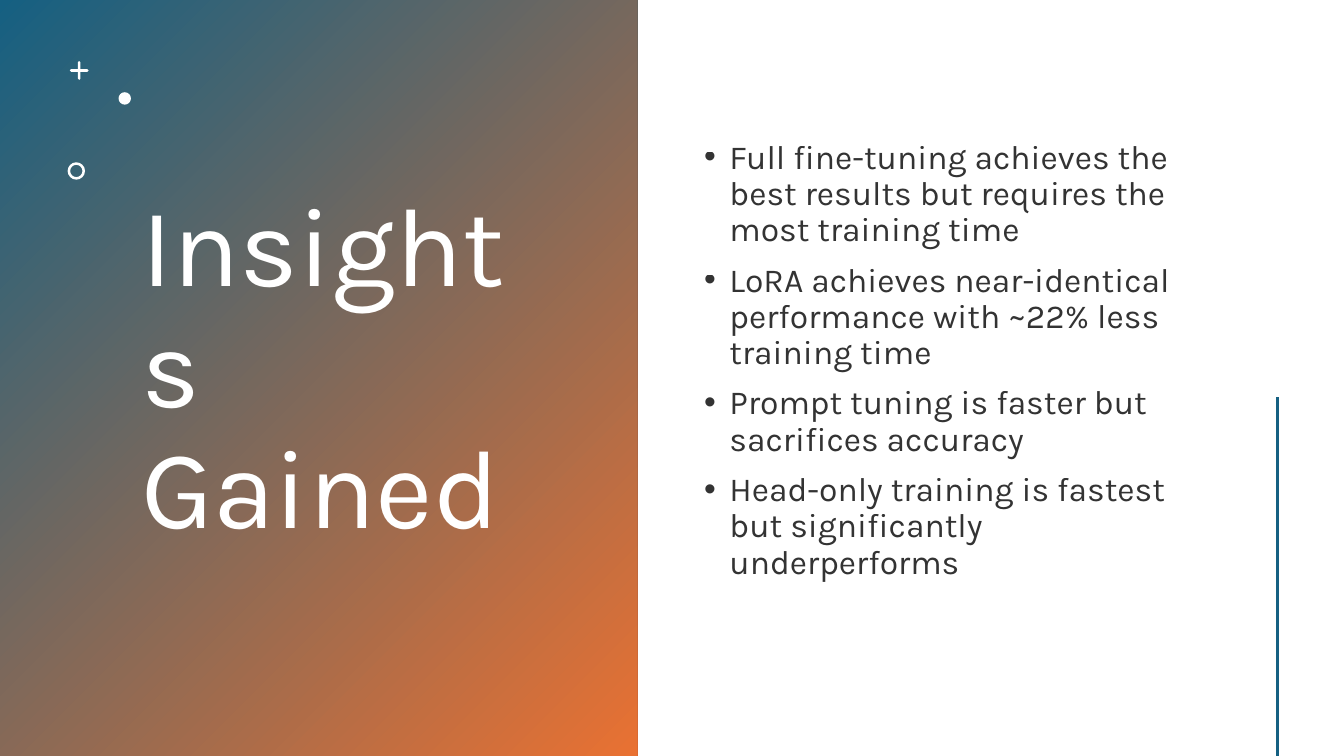
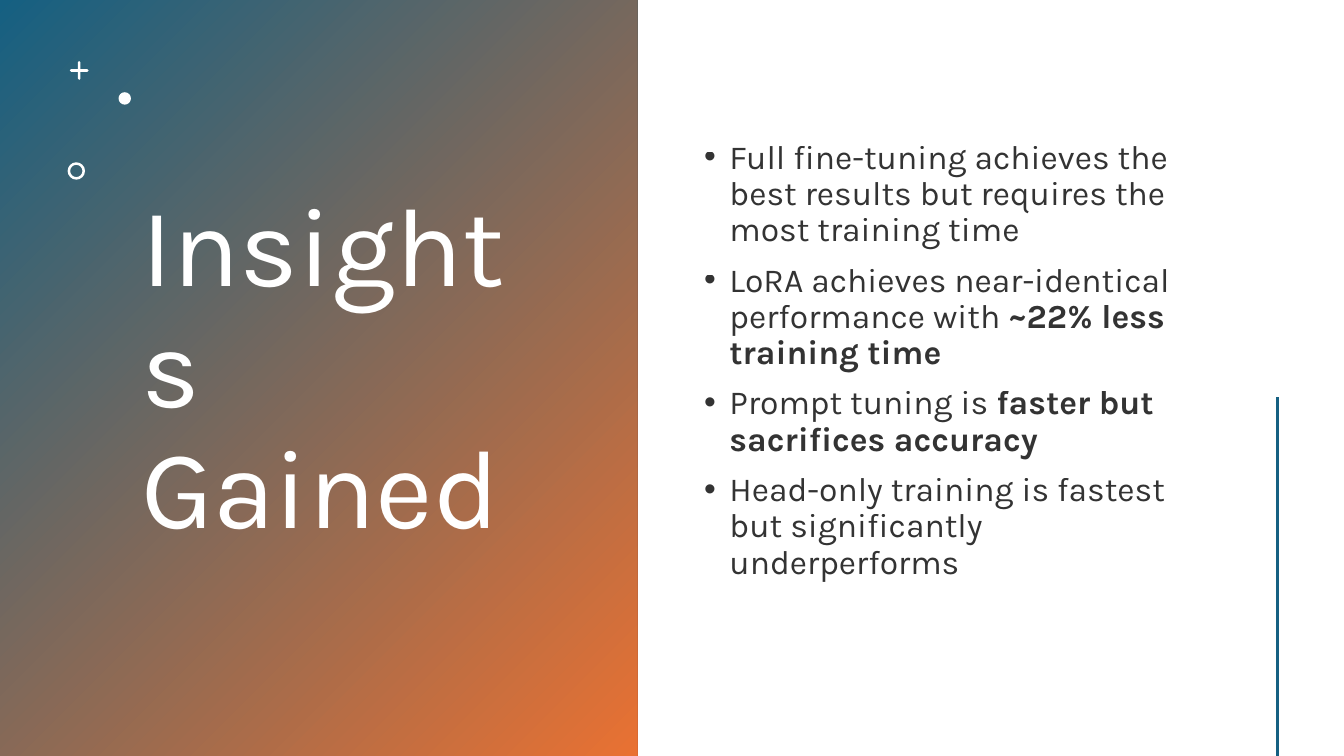
Before and after one commit to BrianLeung30/Sentiment-Analysis-of-Text-Data, a slide deck: slide 13 of Project Presentation Slides.pptx (slide 12 before the commit). Drawn at 1344x756 pixels with LibreOffice and Linux fonts; fonts in the diff are those of the drawing. Boxes give left, top, right and bottom in pixels: in the first picture for what was removed or moved away, otherwise in the second. Text is boxed around its words. In the diff, an @@ line names an element or a change of style, - is before the commit and + after.

```diff
--- a/Project Presentation Slides.pptx
+++ b/Project Presentation Slides.pptx
@@ text at bbox=[729, 269, 1169, 460]: bold on in "~22% less training time", "faster but sacrifices accuracy" @@
```
Also in this commit, not shown: 2 other slides changed, 1 slide added, 1 other file.
